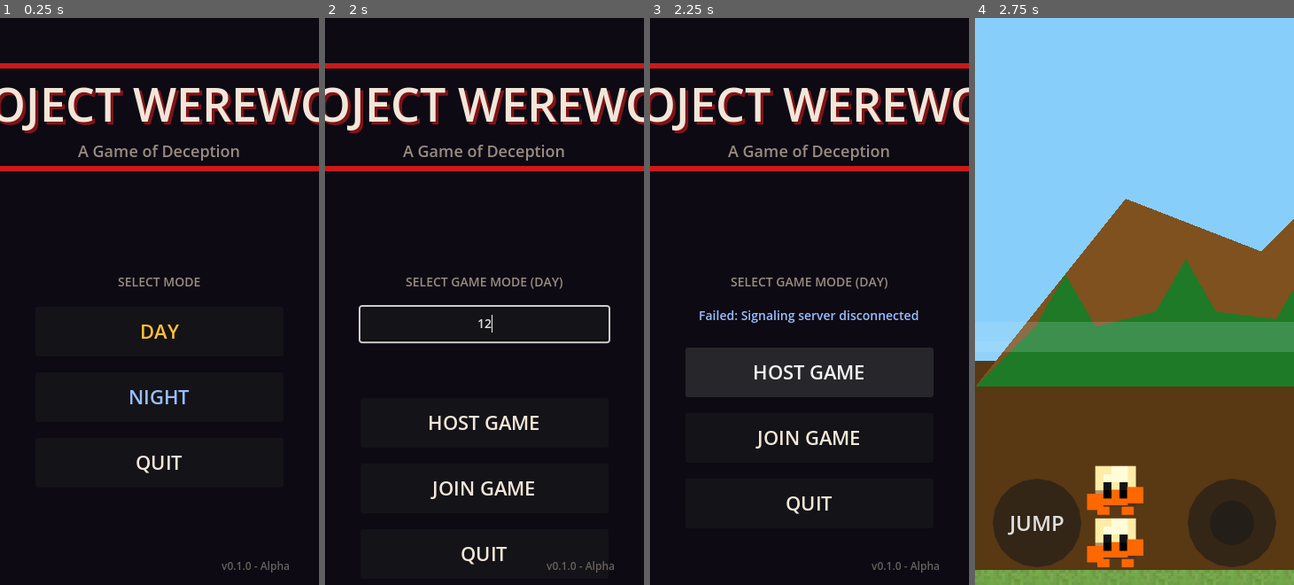
Above: before the commit, frames 1-4 (left to right).
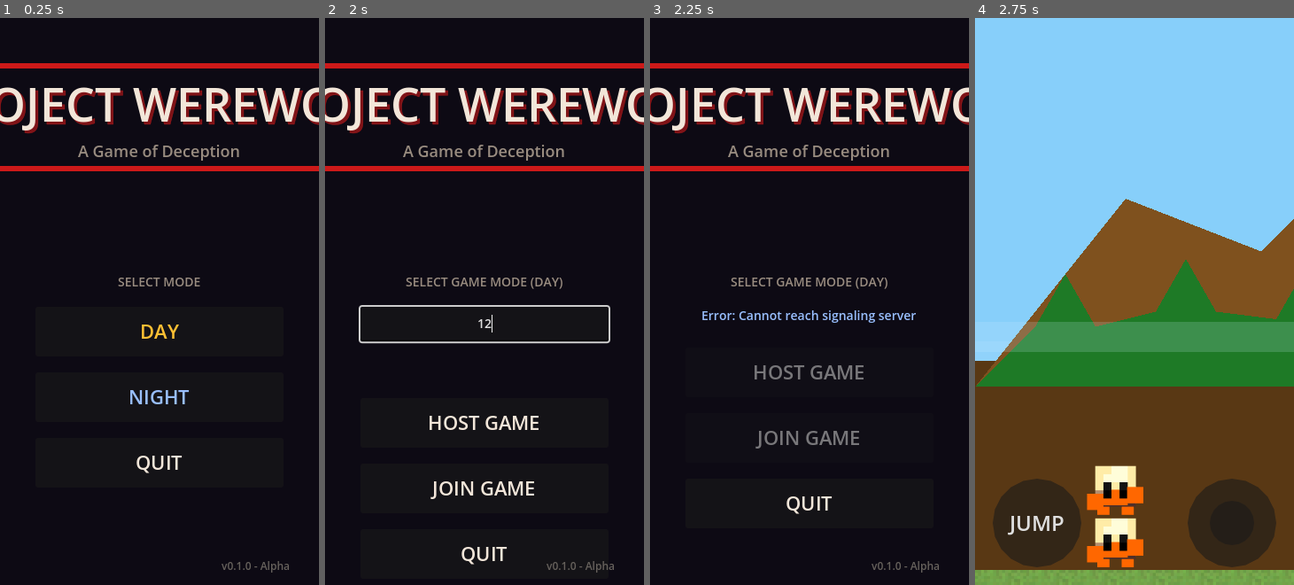
Above: after the commit, the same moments.

Repository: Sachindu-Nethmin/project-werewolf
Game: Godot game, scene res://scenes/main_menu.tscn
Two runs of this game, one before a commit and one after it. Both use one fixed random seed, a clock stepped at 60 frames per second and the inputs below.
Inputs (mouse positions are in pixels of both pictures, inside the frame that each line leads up to):
- Up to frame 1 (0.25 s): no input
- Up to frame 2 (2 s): click "DAY" at 0.5 s; click (484, 324) at 1.27 s; type "12" at 1.35 s
- Up to frame 3 (2.25 s): click "HOST GAME" at 2 s
- Up to frame 4 (2.75 s): no input

Frames 1-2 are identical in both runs. In frame 3, 1.5% of the frame differs, in the area x 15-85%, y 51-76%; in frame 4, nothing differs.

Commit message:
Add detailed error diagnostics for mobile connectivity
Enhanced error handling and logging:
- Log WebSocket state changes (CONNECTING→OPEN→CLOSED)
- Show detailed error messages for timeout/connection failures
- Better network diagnostics for mobile devices
- Auto-enable buttons after failed connection for retry
- Console logs help debug mobile network issues

This helps diagnose why mobile devices can't connect to signaling server.

Diff:
--- a/scripts/main_menu.gd
+++ b/scripts/main_menu.gd
@@ -162,7 +162,12 @@
 
 
 func _on_connection_failed(reason: String) -> void:
-	status_label.text = "Failed: " + reason
+	status_label.text = "Error: " + reason
+	print("Connection failed: ", reason)
+	# Re-enable buttons after a short delay so user can try again
+	await get_tree().create_timer(1.0).timeout
+	if not host_button.disabled:
+		return
 	host_button.disabled = false
 	join_button.disabled = false
 
--- a/scripts/multiplayer_manager.gd
+++ b/scripts/multiplayer_manager.gd
@@ -228,12 +228,23 @@
 func _wait_for_websocket_open() -> void:
 	var timeout = 0
 	var max_frames = 300
+	var last_state = -1
 	while timeout < max_frames:
 		await get_tree().process_frame
 		if _ws != null:
 			var state = _ws.get_ready_state()
+			# Log state changes
+			if state != last_state:
+				var state_names = ["CONNECTING", "OPEN", "CLOSING", "CLOSED"]
+				print("WebSocket state: ", state_names[state] if state < 4 else "UNKNOWN")
+				last_state = state
+
 			if state == WebSocketPeer.STATE_OPEN:
 				print("WebSocket connected (STATE_OPEN)")
+				return
+			if state == WebSocketPeer.STATE_CLOSED:
+				print("WebSocket closed unexpectedly")
+				connection_failed.emit("Connection lost to signaling server")
 				return
 			if state != WebSocketPeer.STATE_CLOSED:
 				timeout += 1
@@ -241,7 +252,8 @@
 				print("Waiting for WebSocket (attempt ", int(timeout / 60), ")")
 		else:
 			return
-	print("WebSocket connection timeout after ", max_frames, " frames")
+	print("WebSocket connection timeout - server unreachable")
+	connection_failed.emit("Signaling server unreachable (timeout). Check internet connection.")
 
 
 func _send_handshake() -> void:
